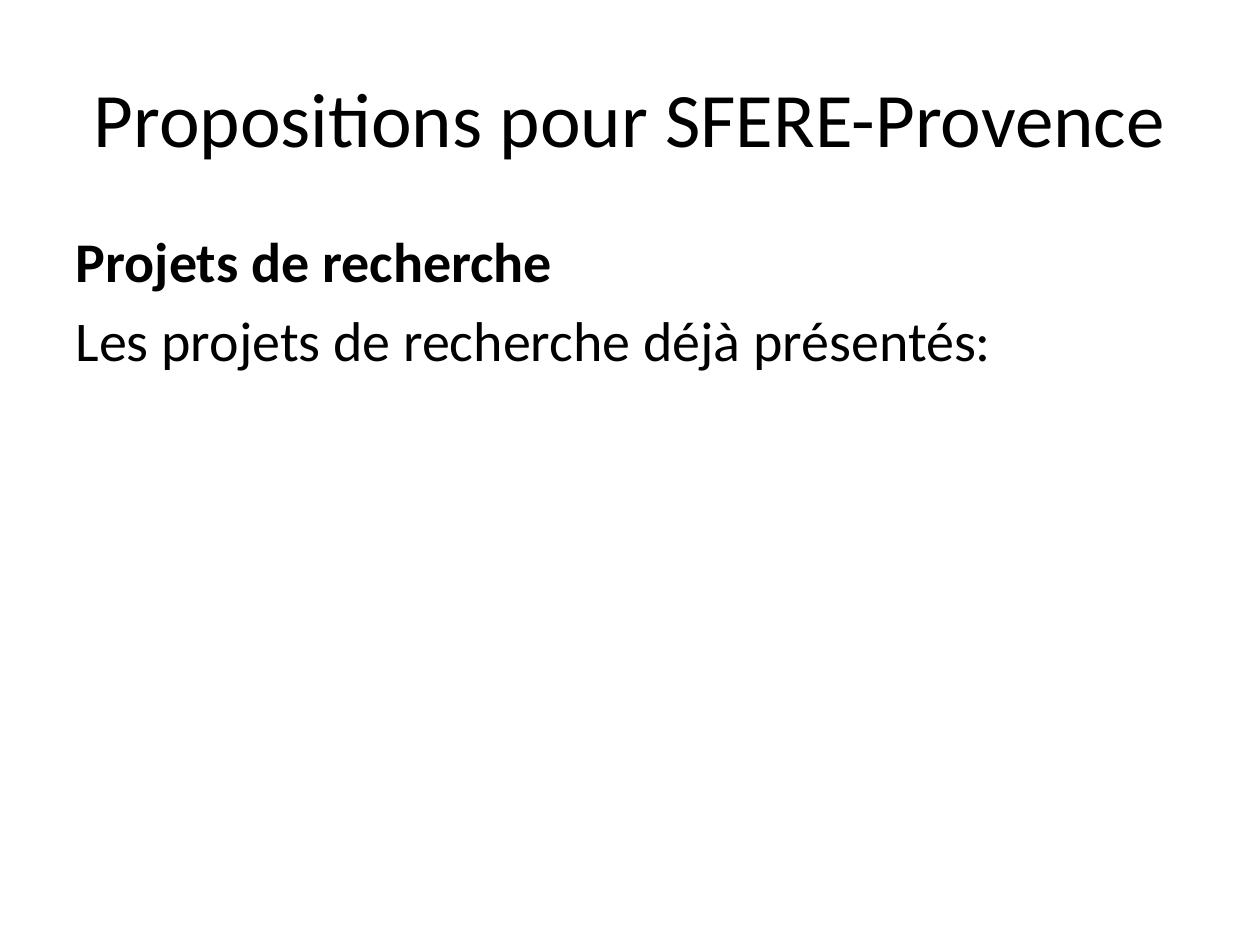
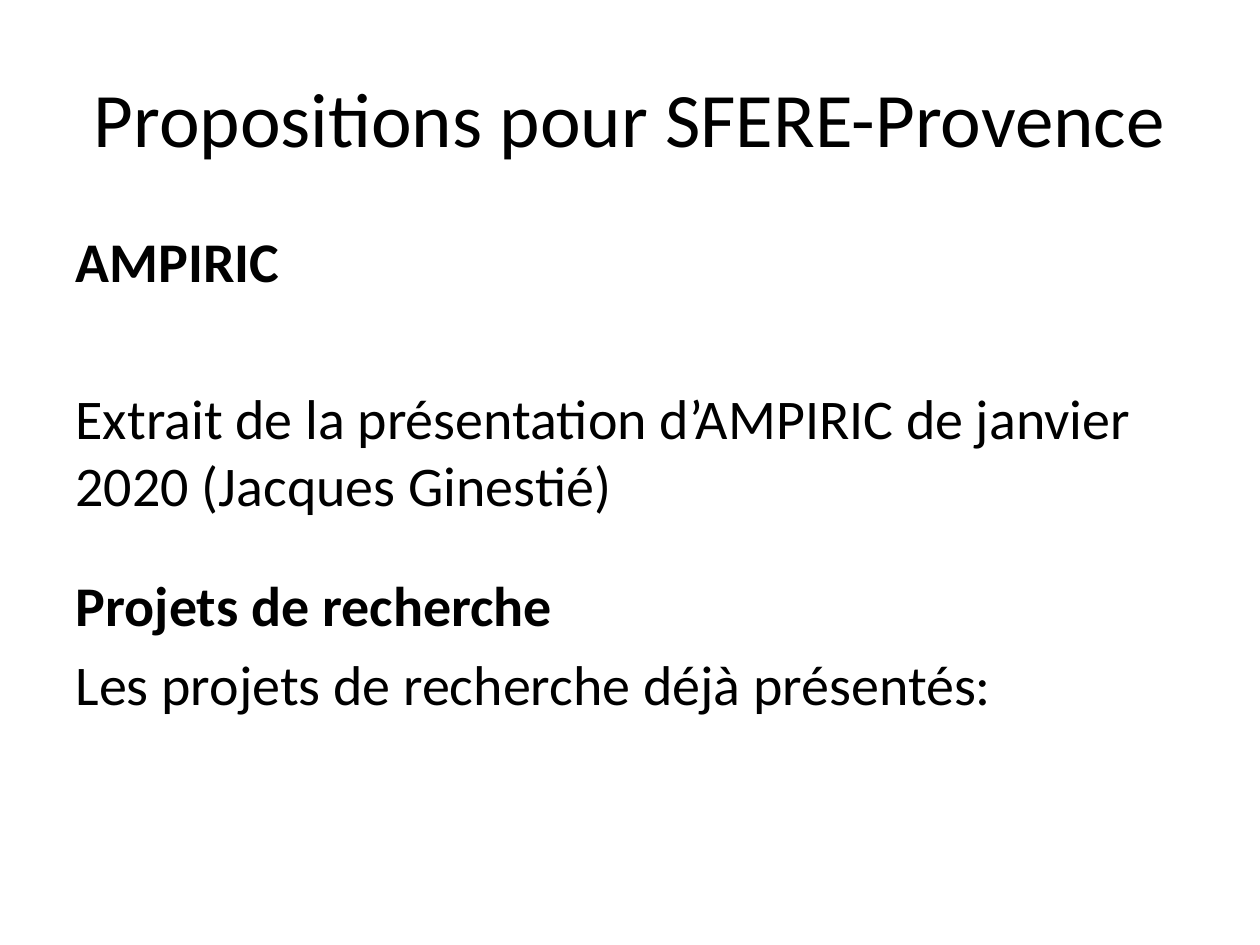
Before and after one commit to albamath/Marseille, a slide deck: slide 18 of 2020-06-01.pptx. Drawn at 1260x945 pixels with LibreOffice and Linux fonts; fonts in the diff are those of the drawing. Boxes give left, top, right and bottom in pixels: in the first picture for what was removed or moved away, otherwise in the second. Text is boxed around its words. In the diff, an @@ line names an element or a change of style, - is before the commit and + after.

Commit message:
add slide about AMPIRIC

```diff
--- a/2020-06-01.pptx
+++ b/2020-06-01.pptx
@@ text at (x1=76, y1=245, x2=1130, y2=515): paragraphs added @@
+AMPIRIC
+Extrait de la présentation d’AMPIRIC de janvier 2020 (Jacques Ginestié)
```
Also in this commit, not shown: 1 other slide changed, 5 other files.
